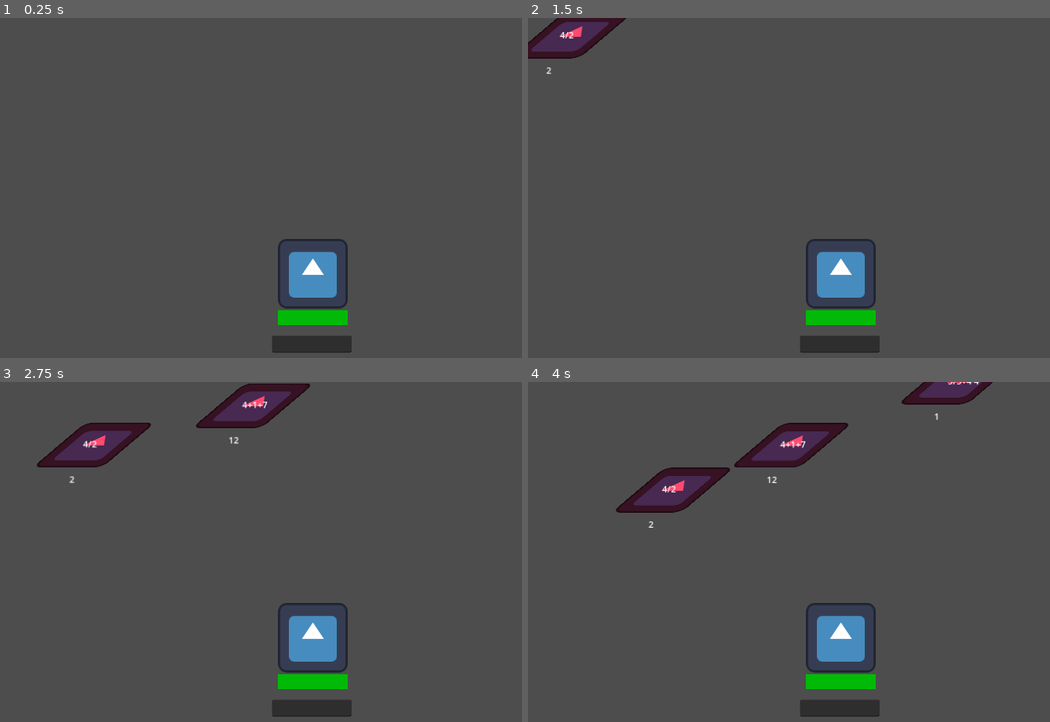
Above: before the commit, frames 1-4 (two rows, left to right).
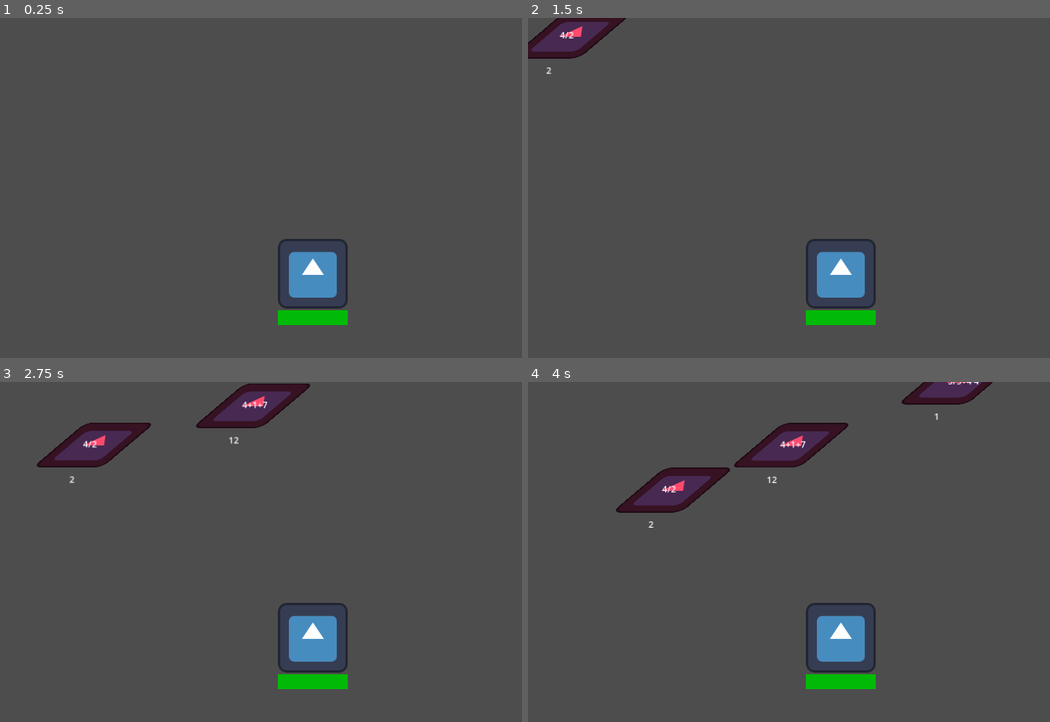
Above: after the commit, the same moments.

Repository: StefanoGavatta/MatematicaLanParty
Game: Godot game, scene res://world/world.tscn
Same seed, same stepped clock (60 frames per second), same inputs: the game is played once before the commit and once after it. The engine's default icon, where the game draws it, is replaced by a stand-in: a white triangle on a blue panel in a dark square.
Inputs:
- Up to frame 1 (0.25 s): no input
- Up to frame 2 (1.5 s): tap Enter at 0.5 s
- Up to frame 3 (2.75 s): no input
- Up to frame 4 (4 s): no input

The runs differ from the first frame. In frame 1, 0.7% of the frame differs, in the area x 52-68%, y 93-99%; in frame 2, 0.7%; in frame 3, 0.7%; in frame 4, 0.7%.

Commit message:
impostato auto focus X Input
ora il giocatore non deve + premere sull'input per selezionarlo
creato un nuovo script per control copn  dentro script per input e Skin

Diff:
--- a/Cavalieri/distruggi_cavalieri.gd
+++ b/Cavalieri/distruggi_cavalieri.gd
@@ -5,6 +5,10 @@
 
 @onready var cavalieri: Node = $"../GeneratoreDiCavalieri/Cavalieri"
 @onready var input: LineEdit = $"../Control/Input"
+@onready var testo_vis: Label = $"../Control/TestoVis"
+
+
+
 
 func _process(delta: float) -> void:
 	var cavalieriPresenti = cavalieri.get_children()
@@ -12,9 +16,9 @@
 		if input.text == str(cavalieriPresenti[i].risultato) && !cavalieriPresenti[i].indovinato:
 			cavalieriPresenti[i].indovinato = true
 			instanziaProiettile(cavalieriPresenti[i])
-			resetInput()
-func resetInput():
-	input.text = ""
+			$"../Control".resetInput()
+
+
 
 func instanziaProiettile(nemico: CharacterBody2D):
 		var colpoINST = colpo.instantiate()
--- /dev/null
+++ b/UI_GD/control.gd
@@ -0,0 +1,30 @@
+extends Control
+
+@onready var input: LineEdit = $Input
+@onready var testo_vis: Label = $SkinInput
+
+func _ready() -> void:
+	input.grab_focus()
+	input.focus_exited.connect(_on_focus_exited)
+	input.virtual_keyboard_type = LineEdit.KEYBOARD_TYPE_NUMBER
+	input.text_changed.connect(_on_input_text_changed)
+
+func _on_input_text_changed(new_text: String) -> void:
+	var solo_numeri = ""
+	for carattere in new_text:
+		if carattere.is_valid_int():
+			solo_numeri += carattere
+	input.set_text(solo_numeri)
+	input.caret_column = solo_numeri.length()
+
+func _on_focus_exited() -> void:
+	input.grab_focus()
+
+func _process(delta: float) -> void:
+	aggiornaTesto()
+
+func aggiornaTesto():
+	testo_vis.text = input.text
+
+func resetInput():
+	input.text = ""
--- a/world/world.tscn
+++ b/world/world.tscn
@@ -1,9 +1,19 @@
-[gd_scene load_steps=5 format=3 uid="uid://c875bsn04juyi"]
+[gd_scene load_steps=9 format=3 uid="uid://c875bsn04juyi"]
 
 [ext_resource type="Texture2D" uid="uid://d2slv17teqw3j" path="res://icon.svg" id="1_hsjjf"]
 [ext_resource type="PackedScene" uid="uid://dq4drko6yx7oy" path="res://bersaglio/bersaglio.tscn" id="2_mj5e8"]
 [ext_resource type="PackedScene" uid="uid://cajlkyphyie1g" path="res://Cavalieri/generatore_di_cavalieri.tscn" id="4_gn8x3"]
 [ext_resource type="Script" path="res://Cavalieri/distruggi_cavalieri.gd" id="4_w7p5m"]
+[ext_resource type="Script" path="res://UI_GD/control.gd" id="5_cbnxs"]
+
+[sub_resource type="StyleBoxFlat" id="StyleBoxFlat_snpet"]
+bg_color = Color(0.6, 0.6, 0.6, 0)
+
+[sub_resource type="StyleBoxFlat" id="StyleBoxFlat_1ui4o"]
+bg_color = Color(0.6, 0.6, 0.6, 0)
+
+[sub_resource type="StyleBoxFlat" id="StyleBoxFlat_xbb7p"]
+bg_color = Color(0.6, 0.6, 0.6, 0)
 
 [node name="World" type="Node2D"]
 
@@ -29,18 +39,37 @@
 anchors_preset = 0
 offset_right = 1150.0
 offset_bottom = 650.0
+script = ExtResource("5_cbnxs")
 metadata/_edit_lock_ = true
 
 [node name="Input" type="LineEdit" parent="Control"]
+visible = false
 layout_mode = 1
 anchors_preset = 7
 anchor_left = 0.5
 anchor_top = 1.0
 anchor_right = 0.5
 anchor_bottom = 1.0
-offset_left = -76.0
-offset_top = -66.0
-offset_right = 70.0
-offset_bottom = -35.0
+offset_left = -78.0
+offset_top = -64.0
+offset_right = 81.0
+offset_bottom = -33.0
 grow_horizontal = 2
 grow_vertical = 0
+tooltip_text = "Input"
+theme_override_styles/focus = SubResource("StyleBoxFlat_snpet")
+theme_override_styles/read_only = SubResource("StyleBoxFlat_1ui4o")
+theme_override_styles/normal = SubResource("StyleBoxFlat_xbb7p")
+alignment = 1
+selecting_enabled = false
+flat = true
+caret_blink = true
+
+[node name="SkinInput" type="Label" parent="Control"]
+layout_mode = 0
+offset_left = 497.0
+offset_top = 586.0
+offset_right = 652.0
+offset_bottom = 617.0
+text = "Input"
+horizontal_alignment = 1
